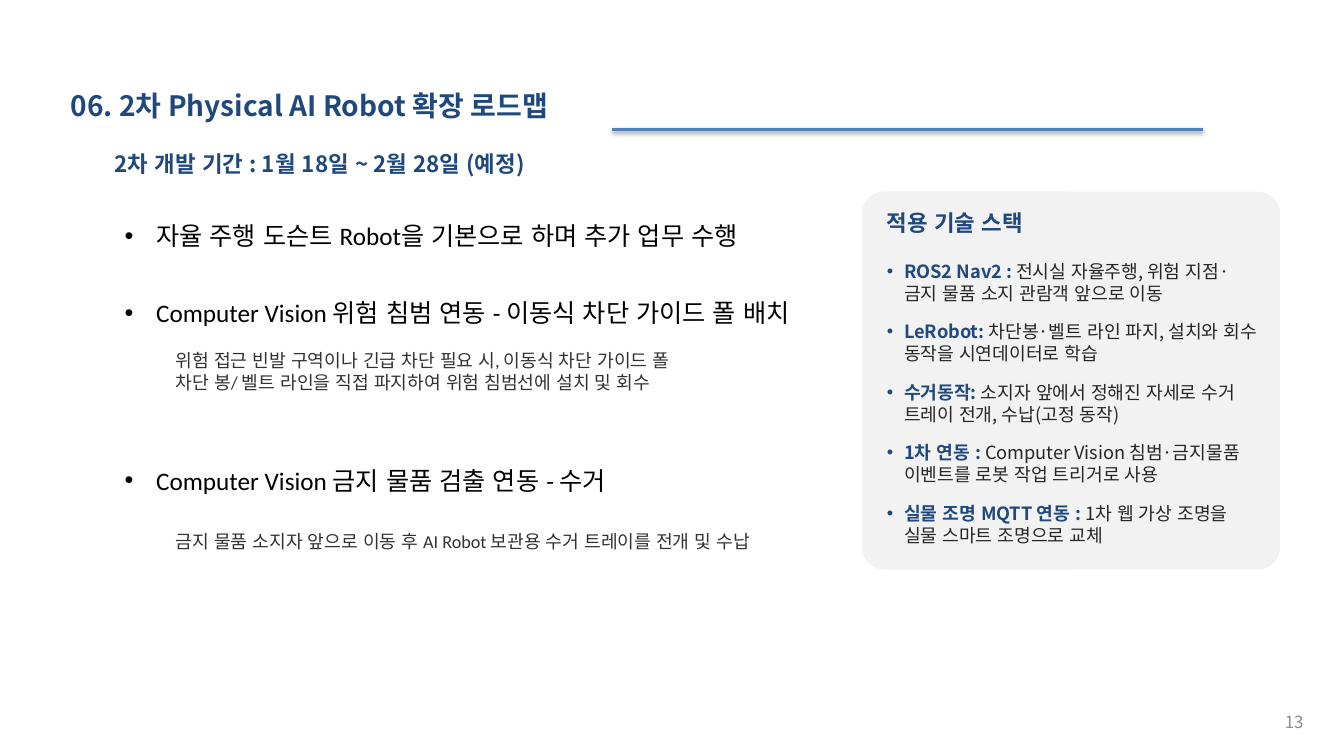
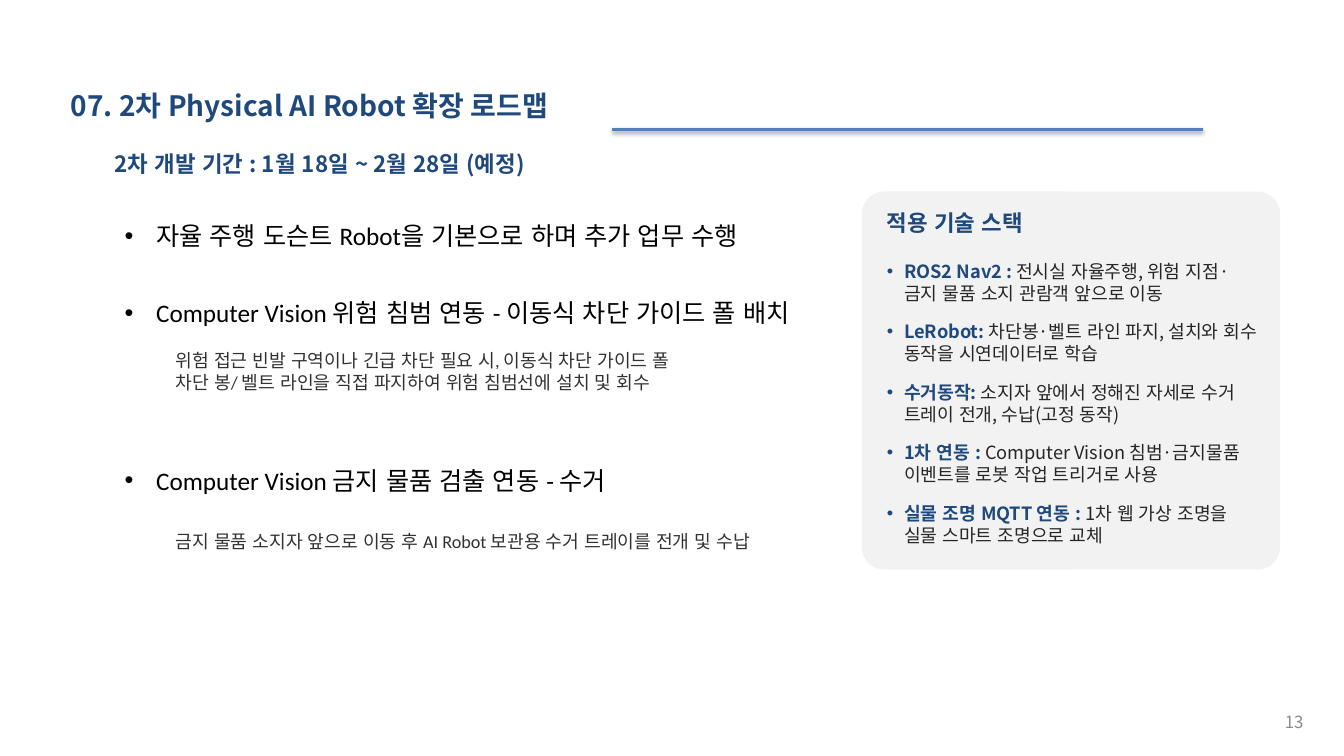
Before and after one commit to selkis4u/smart-museum-aiagent, a slide deck: slide 13 of docs/requirements/3조_스마트박물관_AI_Agent_기획서_v0.6.pptx. Drawn at 1344x756 pixels with LibreOffice and Linux fonts; fonts in the diff are those of the drawing. Boxes give left, top, right and bottom in pixels: in the first picture for what was removed or moved away, otherwise in the second. Text is boxed around its words. In the diff, an @@ line names an element or a change of style, - is before the commit and + after.

```diff
--- a/docs/requirements/3조_스마트박물관_AI_Agent_기획서_v0.6.pptx
+++ b/docs/requirements/3조_스마트박물관_AI_Agent_기획서_v0.6.pptx
@@ text at [71,92,547,123]: text changed @@
-06. 2차 Physical AI Robot 확장 로드맵
+07. 2차 Physical AI Robot 확장 로드맵
```
Also in this commit, not shown: 9 other slides changed, 23 other files.
